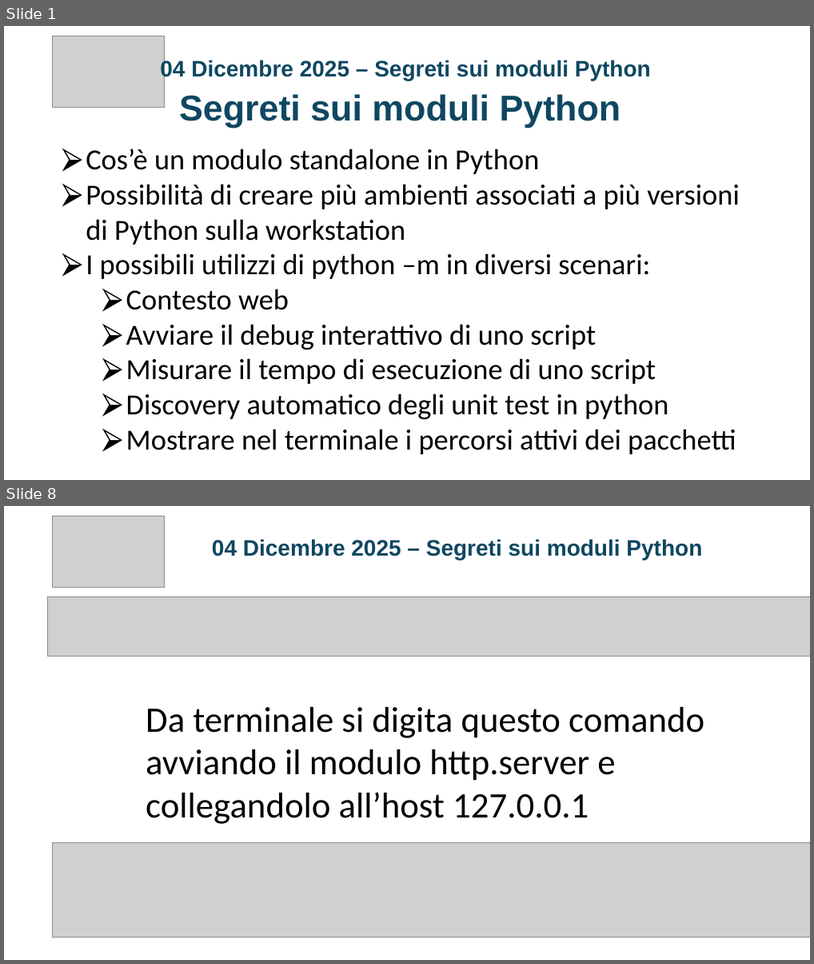
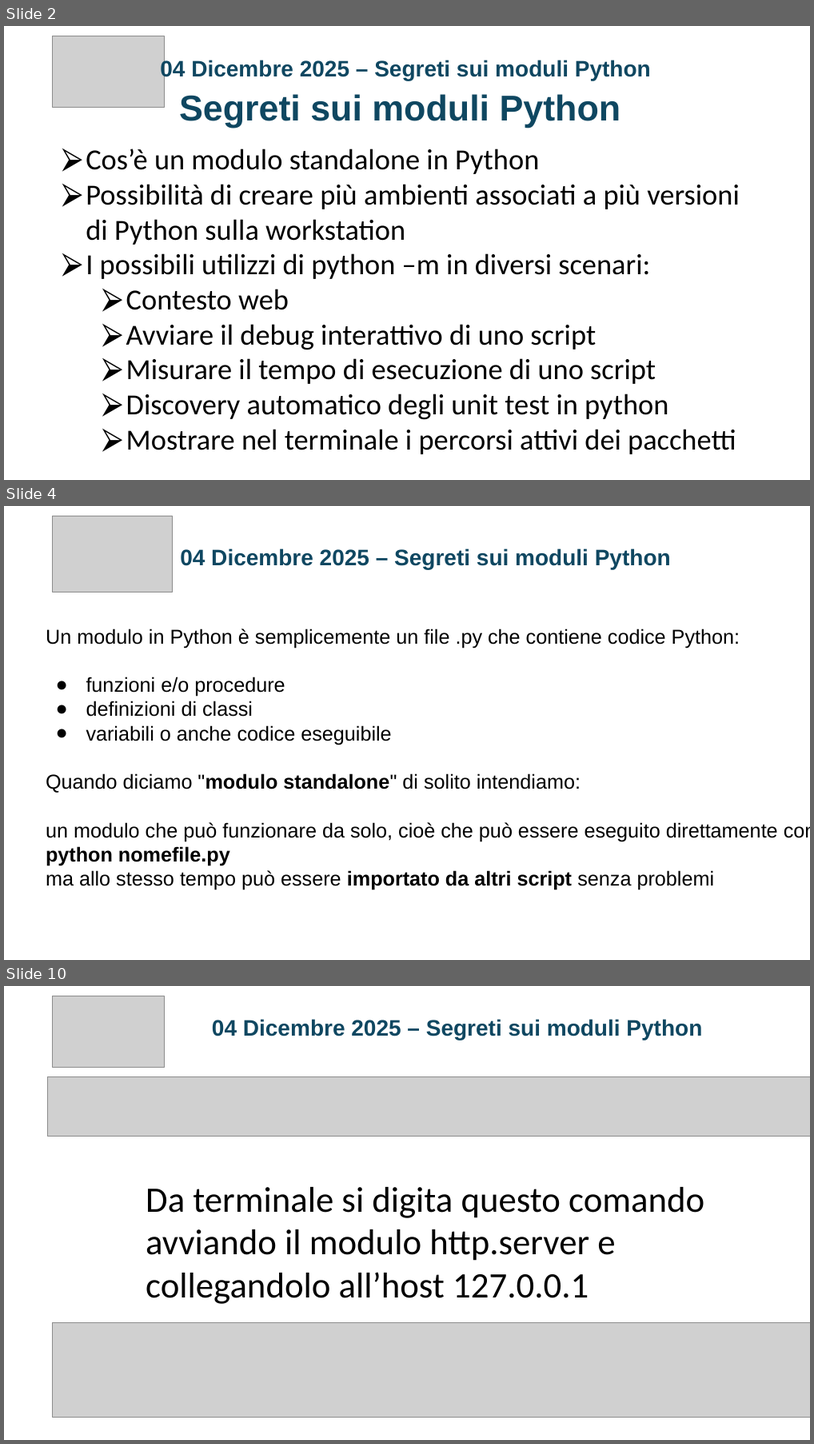
Before and after one commit to jobFrancoNet/segretiModulePython, a slide deck: SEGRETI_MODULI_PYTHON_FINALSLIDE.pptx. Shown one above the other, each under a label of ours: slides 1 and 8 before the commit, slides 2, 4 and 10 after it; the slides between them are not shown. The pictures are 814x964 and 814x1444 pixels, drawn with LibreOffice and Linux fonts; fonts in the diff are those of the drawing; grey boxes stand for pictures. Boxes give left, top, right and bottom in pixels: in the first picture for what was removed or moved away, otherwise in the second. Text is boxed around its words. In the diff, an @@ line names an element or a change of style, - is before the commit and + after.

```diff
--- a/SEGRETI_MODULI_PYTHON_FINALSLIDE.pptx
+++ b/SEGRETI_MODULI_PYTHON_FINALSLIDE.pptx
@@ slide 4 added at [4, 506, 810, 960], background #FFFFFF @@
@@ picture added at [52, 516, 172, 593] @@
@@ text added at [180, 548, 671, 569], 20 pt, text #0F4761, bold @@
+04 Dicembre 2025 – Segreti sui moduli Python
@@ text added at [46, 628, 810, 890], 18 pt, text #000000 @@
+Un modulo in Python è semplicemente un file .py che contiene codice Python:
+● funzioni e/o procedure
+● definizioni di classi
+● variabili o anche codice eseguibile
+Quando diciamo "modulo standalone" di solito intendiamo:
+un modulo che può funzionare da solo, cioè che può essere eseguito direttamente con python nomefile.py
+ma allo stesso tempo può essere importato da altri script senza problemi
@@ what was slide 1 is now slide 2 @@
@@ what was slide 8 is now slide 10 @@
```
Also in this commit, not shown: 12 slides changed, 14 other slides added, 6 slides removed, 29 other files.
